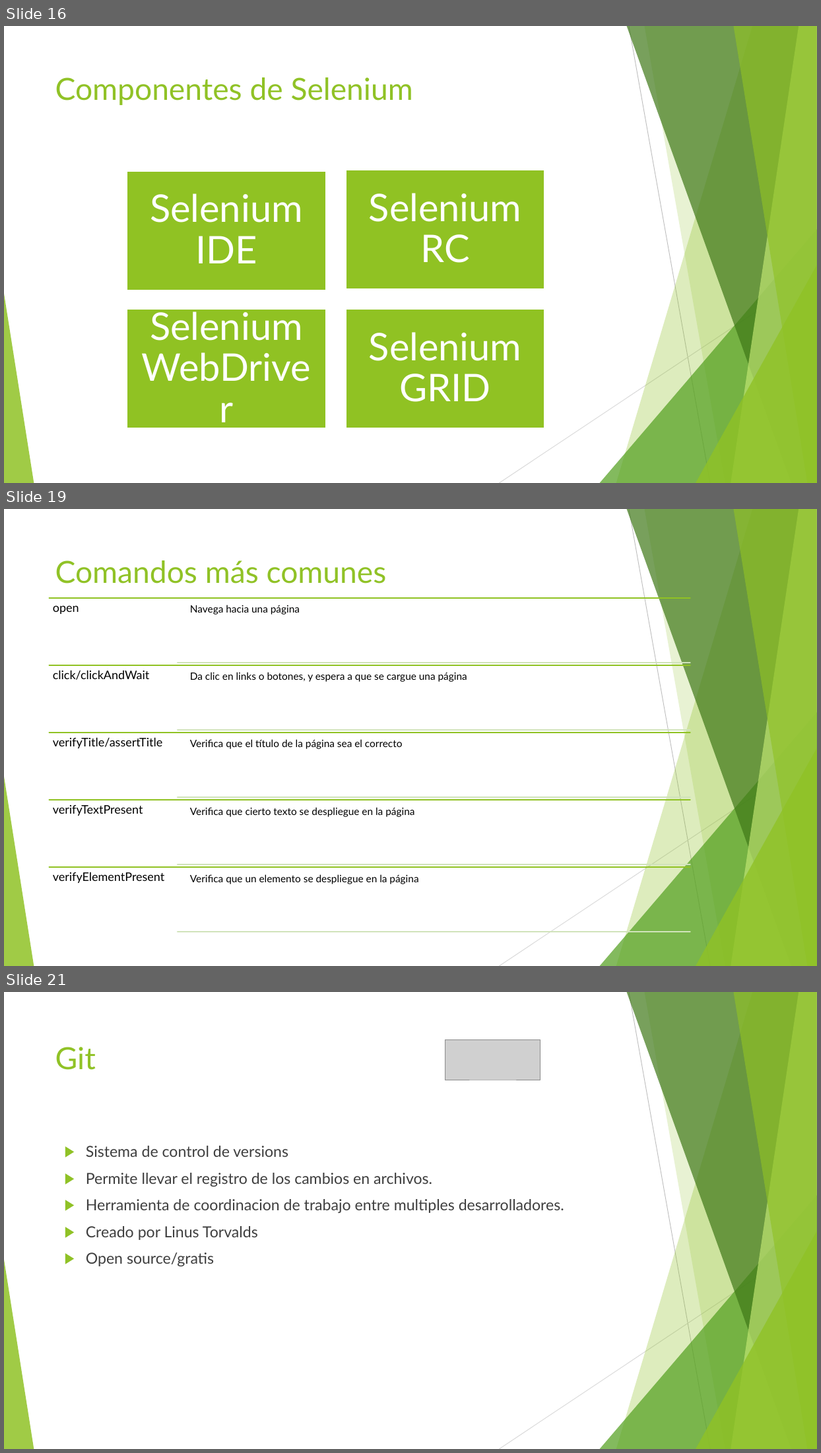
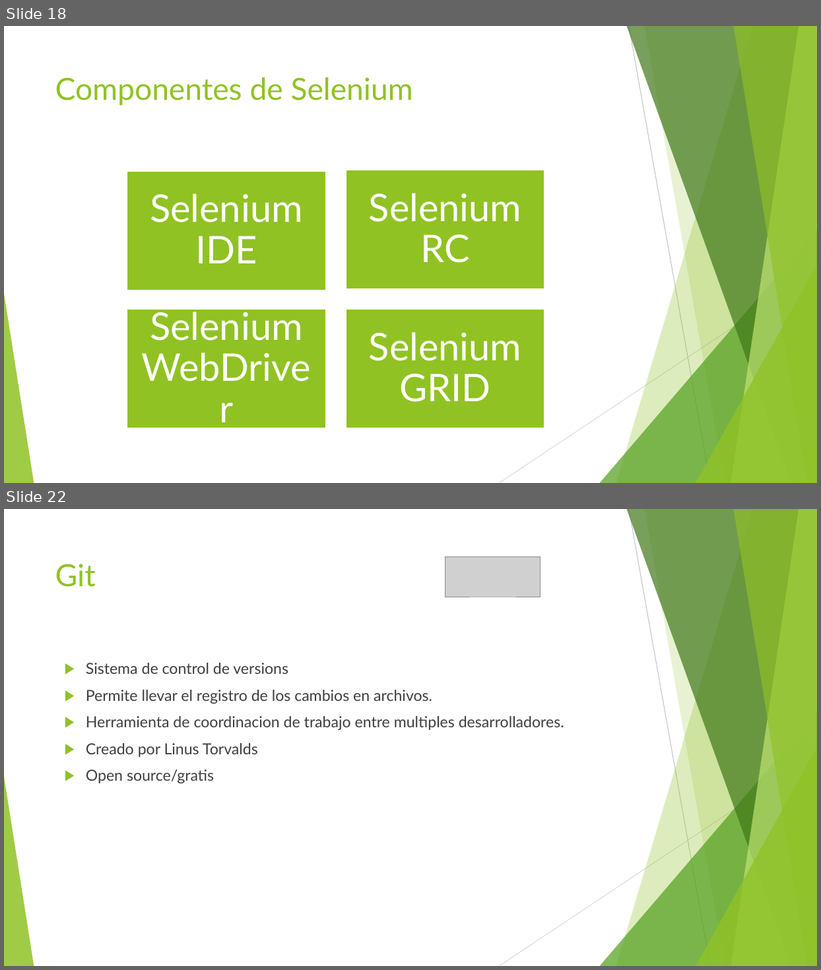
Before and after one commit to jomarnavarro/intro_automation, a slide deck: presentaciones/Selenium, session 1.pptx. Shown one above the other, each under a label of ours: slides 16, 19 and 21 before the commit, slides 18 and 22 after it; the slides between them are not shown. The pictures are 821x1453 and 821x970 pixels, drawn with LibreOffice and Linux fonts; fonts in the diff are those of the drawing; grey boxes stand for pictures. Boxes give left, top, right and bottom in pixels: in the first picture for what was removed or moved away, otherwise in the second. Text is boxed around its words. In the diff, an @@ line names an element or a change of style, - is before the commit and + after.

```diff
--- a/presentaciones/Selenium, session 1.pptx
+++ b/presentaciones/Selenium, session 1.pptx
@@ slide 19 removed at box(4, 509, 817, 966), background #FFFFFF; not listed: 10 template elements that a slide beside it also shows @@
@@ title removed at box(55, 560, 387, 584) @@
-Comandos más comunes
@@ group removed at box(49, 599, 690, 931): 10 lines, 10 texts @@
-open
-Navega hacia una página
-click/clickAndWait
-Da clic en links o botones, y espera a que se cargue una página
-verifyTitle/assertTitle
-Verifica que el título de la página sea el correcto
-verifyTextPresent
-Verifica que cierto texto se despliegue en la página
-verifyElementPresent
-Verifica que un elemento se despliegue en la página
@@ what was slide 16 is now slide 18 @@
@@ what was slide 21 is now slide 22 @@
```
Also in this commit, not shown: 8 slides changed, 3 slides added, 1 other slide removed.
